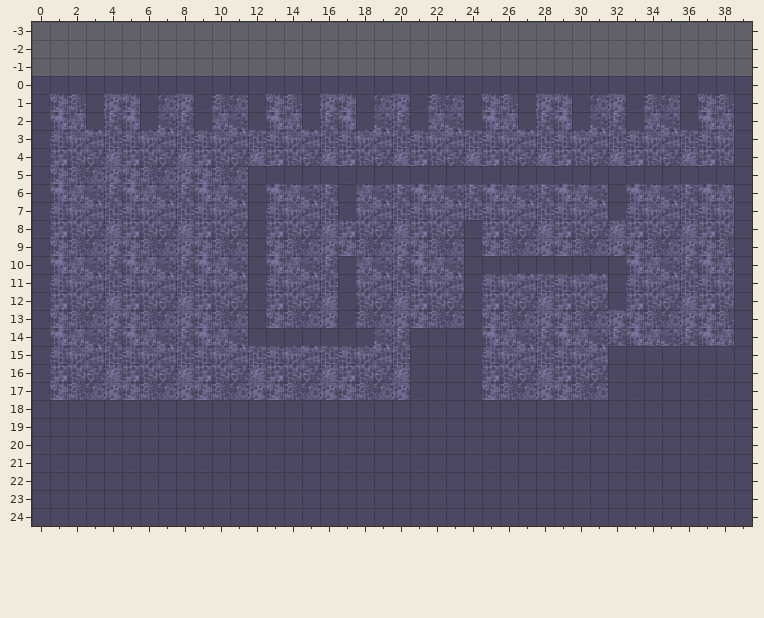
Level history. Tiled map (JSON): assets/levels/level.json. Above: the version before the commit.
Cells are 128x128 px. Shown: x 0..39, y -3..24.
And afterwards:
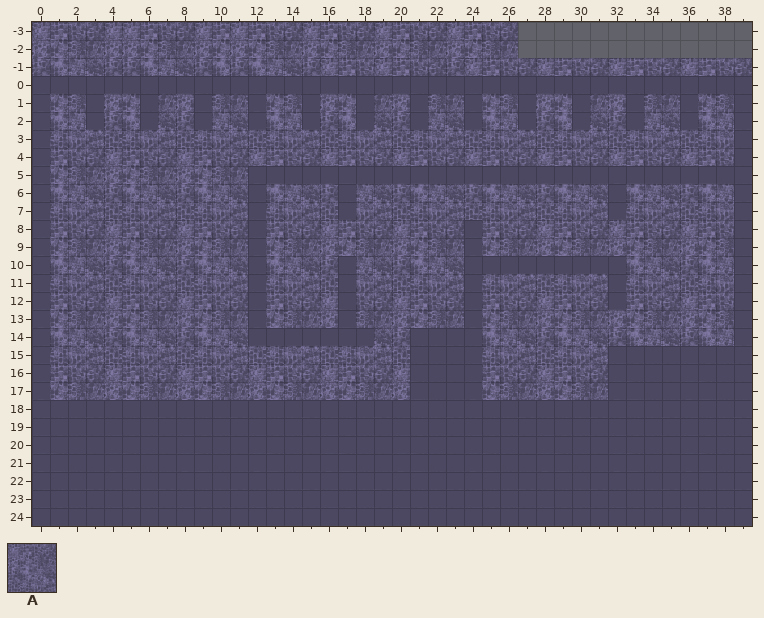
Key: from "backgroundTiles": A 0.
_ is an empty cell.
What changed:
Layer "background":
y 0: x 0 _ -> A; x 4..5 __ -> AA; x 9 _ -> A; x 11 _ -> A; x 15 _ -> A; x 19 _ -> A; x 23 _ -> A
y 2: x 16 _ -> A; x 19 _ -> A; x 24 _ -> A; x 28 _ -> A; x 32 _ -> A; x 36 _ -> A
Where, in picture pixels (left, top, right, bottom), the same in both pictures:
added: (32, 22, 752, 76)
